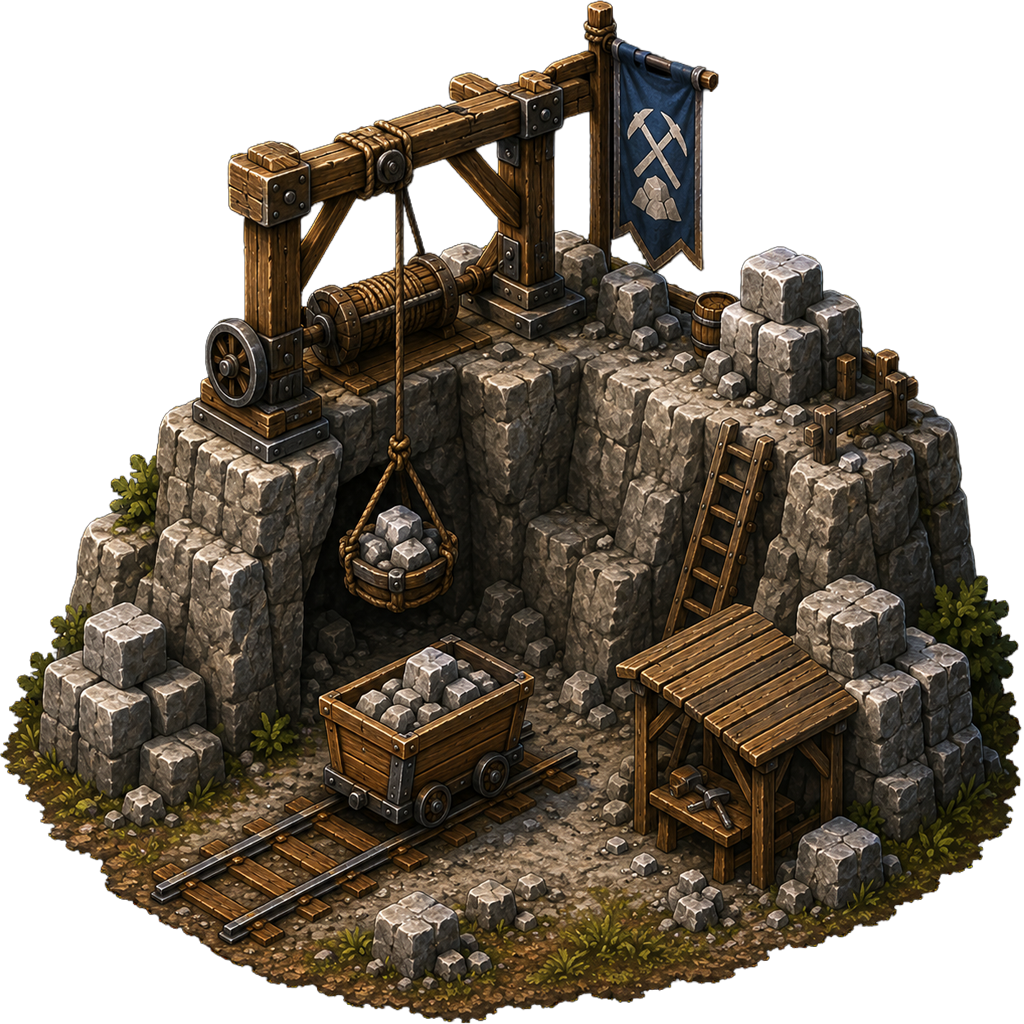
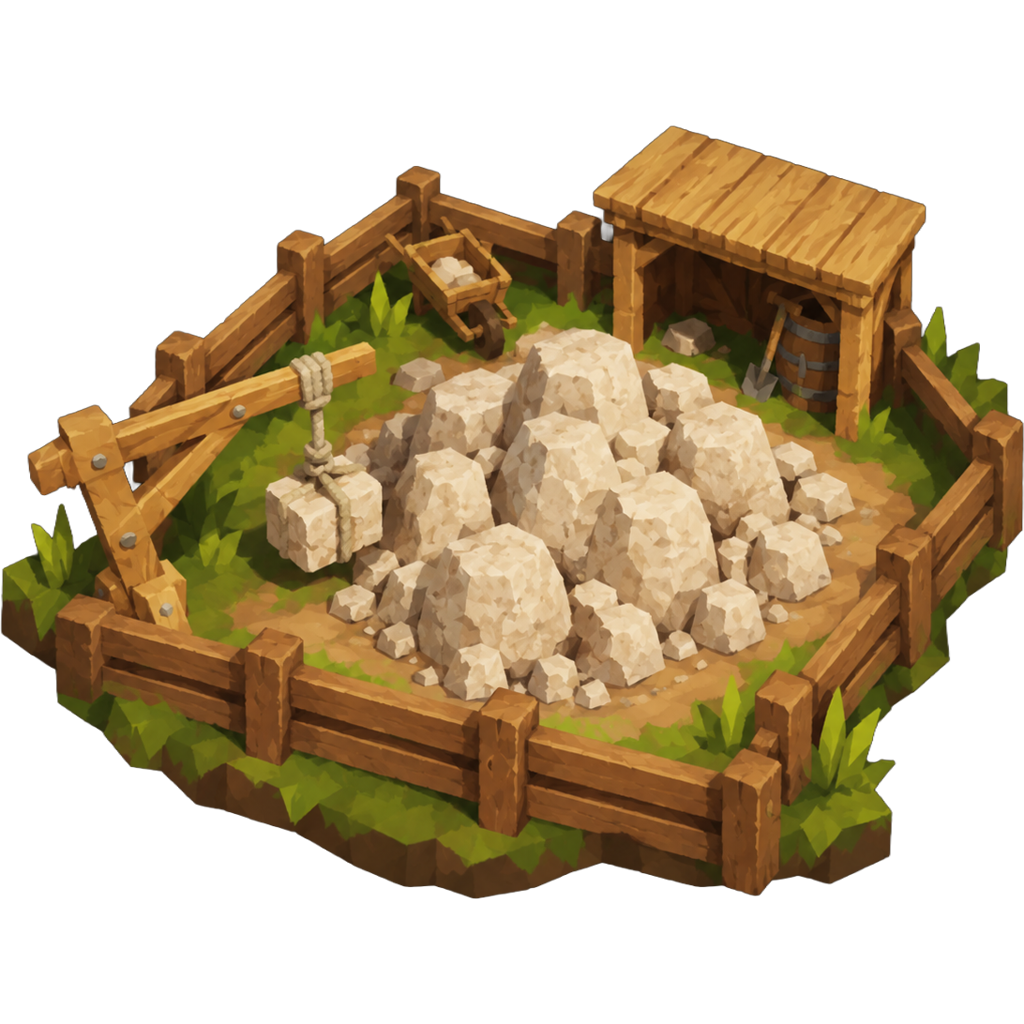
Two versions of the same layered image (1024 x 1024). Layer-by-layer changes:
added layer "Layer 2" above "Layer 1" over [left=0, top=125, right=1024, bottom=899]
hid "Layer 1" over [left=0, top=0, right=1024, bottom=1024]
